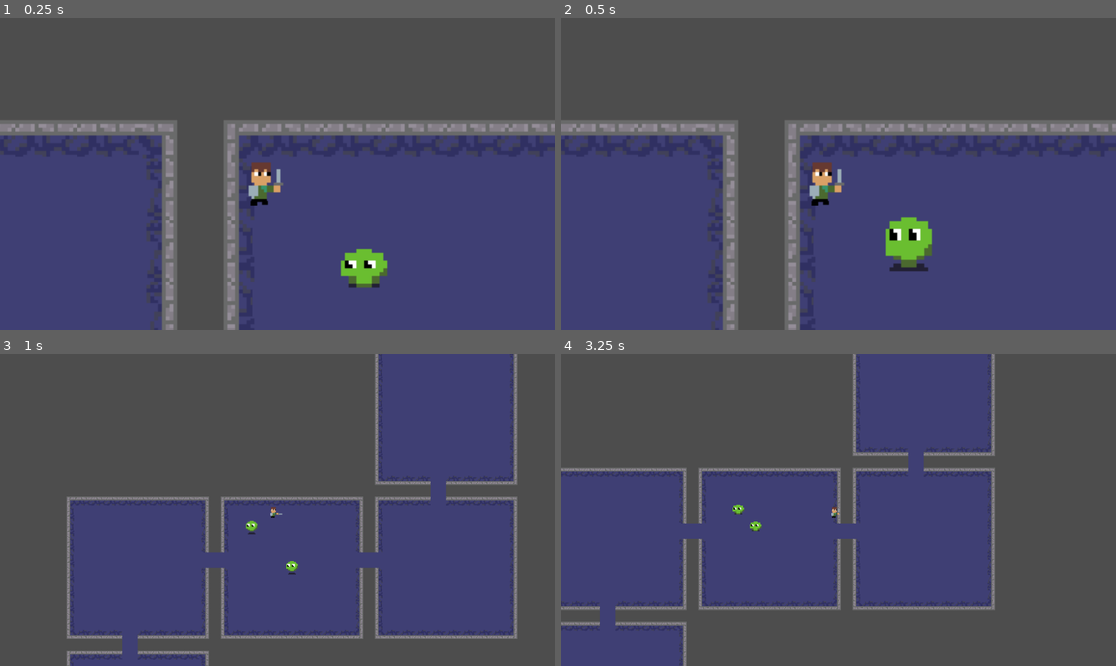
Above: before the commit, frames 1-4 (two rows, left to right).
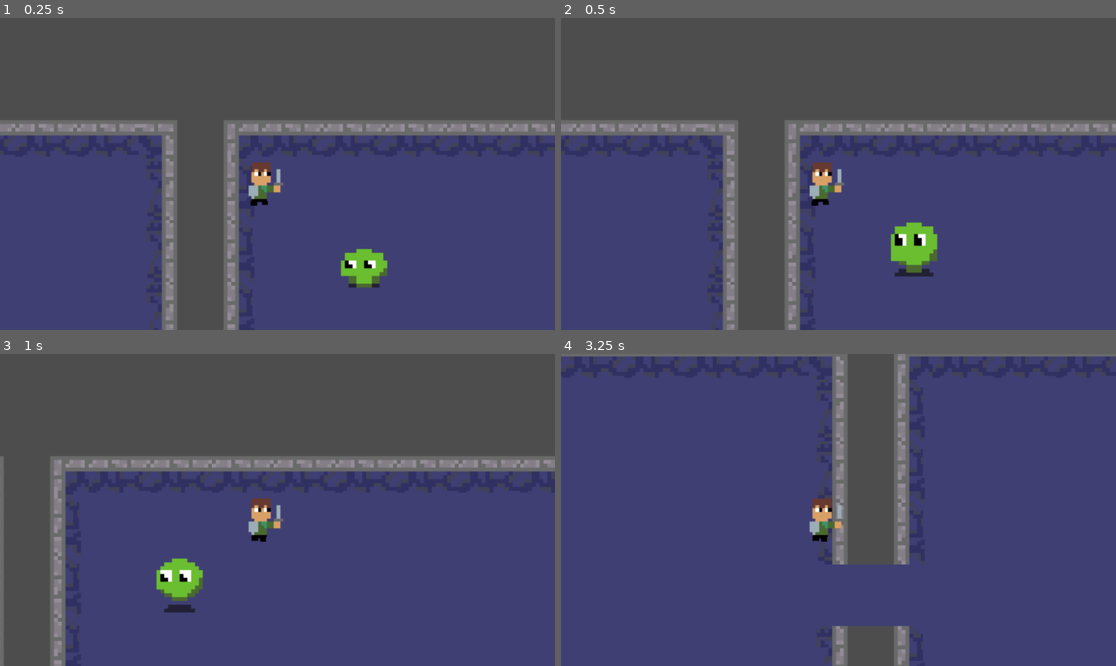
Above: after the commit, the same moments.

Repository: beml201/dungeon_game1
Game: Godot game, scene res://scenes/main.tscn
Same seed, same stepped clock (60 frames per second), same inputs: the game is played once before the commit and once after it.
Inputs (mouse positions are in pixels of both pictures, inside the frame that each line leads up to):
- Up to frame 1 (0.25 s): no input
- Up to frame 2 (0.5 s): no input
- Up to frame 3 (1 s): move the mouse to (399, 494) at 0.52 s; hold D (right) from 0.53 s (still down); click (399, 494) at 0.6 s
- Up to frame 4 (3.25 s): move the mouse to (727, 525) at 1.27 s; release D (right) at 1.28 s; hold S (down) 1.28-2.03 s; click (727, 525) at 1.35 s; move the mouse to (894, 441) at 2.02 s; hold D (right) 2.03-2.78 s; click (894, 441) at 2.1 s; move the mouse to (810, 572) at 2.77 s; hold W (up) from 2.78 s (still down); click (810, 572) at 2.85 s

Frame 1 is identical in both runs. In frame 2, 1.0% of the frame differs, in the area x 58-68%, y 63-83%; in frame 3, 37%; in frame 4, 63%, in the area x 0-100%, y 0-100%.

Commit message:
slime can die

Diff:
--- a/project.godot
+++ b/project.godot
@@ -14,6 +14,10 @@
 run/main_scene="res://scenes/main.tscn"
 config/features=PackedStringArray("4.3", "GL Compatibility")
 config/icon="res://icon.svg"
+
+[autoload]
+
+Global="*res://scripts/global.gd"
 
 [input]
 
@@ -37,6 +41,11 @@
 "events": [Object(InputEventKey,"resource_local_to_scene":false,"resource_name":"","device":-1,"window_id":0,"alt_press …(192 unchanged characters)…
 ]
 }
+attack={
+"deadzone": 0.5,
+"events": [Object(InputEventMouseButton,"resource_local_to_scene":false,"resource_name":"","device":-1,"window_id":0,"alt_pressed":false,"shift_pressed":false,"ctrl_pressed":false,"meta_pressed":false,"button_mask":0,"position":Vector2(0, 0),"global_position":Vector2(0, 0),"factor":1.0,"button_index":1,"canceled":false,"pressed":false,"double_click":false,"script":null)
+]
+}
 
 [rendering]
 
--- a/scenes/mob_slime.gd
+++ /dev/null
@@ -1,24 +0,0 @@
-extends CharacterBody2D
-
-var speed = 100 +randi()%20
-var player_chase = false
-var player = null
-
-func _physics_process(delta):
-	get_node ("AnimationPlayer").play("jump")
-	if player_chase:
-		position += (player.global_position - global_position)/speed
-
-
-
-func _on_view_body_entered(body):
-	player = body
-	player_chase = true
-	print("chasing")
-
-func _on_view_body_exited(body):
-	player = null
-	player_chase = false
-
-func mob_slime():
-	pass
--- a/scenes/mob_slime.tscn
+++ b/scenes/mob_slime.tscn
@@ -1,7 +1,7 @@
 [gd_scene load_steps=9 format=3 uid="uid://cttkfpsyxqqfx"]
 
 [ext_resource type="Texture2D" uid="uid://cdo8kfwtdtony" path="res://assets/animations/mob_slime.png" id="1_n6j4j"]
-[ext_resource type="Script" path="res://scenes/mob_slime.gd" id="1_ricp3"]
+[ext_resource type="Script" path="res://scripts/mob_slime.gd" id="1_ricp3"]
 
 [sub_resource type="CircleShape2D" id="CircleShape2D_578ss"]
 radius = 3.88806
@@ -57,7 +57,8 @@
 frame = 1
 
 [node name="enemy body" type="CollisionShape2D" parent="."]
-scale = Vector2(-7.50862, -6.87817)
+position = Vector2(0, 5)
+scale = Vector2(-6.8557, -5.94024)
 shape = SubResource("CircleShape2D_578ss")
 
 [node name="AnimationPlayer" type="AnimationPlayer" parent="."]
@@ -77,5 +78,11 @@
 scale = Vector2(3.15232, 3.18997)
 shape = SubResource("CircleShape2D_2h7gr")
 
+[node name="attack_cooldown" type="Timer" parent="."]
+wait_time = 0.5
+
 [connection signal="body_entered" from="view" to="." method="_on_view_body_entered"]
 [connection signal="body_exited" from="view" to="." method="_on_view_body_exited"]
+[connection signal="body_entered" from="enemy_hitbox" to="." method="_on_enemy_hitbox_body_entered"]
+[connection signal="body_exited" from="enemy_hitbox" to="." method="_on_enemy_hitbox_body_exited"]
+[connection signal="timeout" from="attack_cooldown" to="." method="_on_timer_timeout"]
--- a/scenes/sam.tscn
+++ b/scenes/sam.tscn
@@ -67,6 +67,7 @@
 
 [sub_resource type="Animation" id="Animation_06lmu"]
 resource_name = "walking"
+length = 0.3
 loop_mode = 1
 tracks/0/type = "value"
 tracks/0/imported = false
@@ -75,7 +76,7 @@
 tracks/0/interp = 1
 tracks/0/loop_wrap = true
 tracks/0/keys = {
-"times": PackedFloat32Array(0, 0.4),
+"times": PackedFloat32Array(0, 0.166667),
 "transitions": PackedFloat32Array(1, 1),
 "update": 1,
 "values": [1, 2]
@@ -116,11 +117,12 @@
 libraries = {
 "": SubResource("AnimationLibrary_q2h2c")
 }
-speed_scale = 0.3
 
-[node name="hit box" type="Area2D" parent="."]
+[node name="hit_box" type="Area2D" parent="."]
+position = Vector2(-7.41403, -0.263397)
+scale = Vector2(0.719156, 0.911434)
 
-[node name="CollisionShape2D" type="CollisionShape2D" parent="hit box"]
+[node name="CollisionShape2D" type="CollisionShape2D" parent="hit_box"]
 position = Vector2(-13.0258, 9.55824)
 scale = Vector2(2.10092, 2.6902)
 shape = SubResource("CircleShape2D_gvhd2")
@@ -128,5 +130,9 @@
 [node name="Camera2D" type="Camera2D" parent="."]
 script = ExtResource("3_qa43r")
 
-[connection signal="body_entered" from="hit box" to="." method="_on_hit_box_body_entered"]
-[connection signal="body_exited" from="hit box" to="." method="_on_hit_box_body_exited"]
+[node name="attack_cooldown" type="Timer" parent="."]
+wait_time = 0.5
+
+[connection signal="body_entered" from="hit_box" to="." method="_on_hit_box_body_entered"]
+[connection signal="body_exited" from="hit_box" to="." method="_on_hit_box_body_exited"]
+[connection signal="timeout" from="attack_cooldown" to="." method="_on_attack_cooldown_timeout"]
--- a/scripts/camera_2d.gd
+++ b/scripts/camera_2d.gd
@@ -10,7 +10,7 @@
 	if event is InputEventMouseButton:
 		if event.button_index == MOUSE_BUTTON_LEFT:
 			if event.pressed:
-				zoom = Vector2(0.5, 0.5)
+				zoom = Vector2(2, 2)
 
 # Called every frame. 'delta' is the elapsed time since the previous frame.
 func _process(delta: float) -> void:
--- /dev/null
+++ b/scripts/global.gd
@@ -0,0 +1,3 @@
+extends Node
+
+var player_current_attack = false
--- a/scripts/main.gd
+++ b/scripts/main.gd
@@ -9,6 +9,8 @@
 	# Load dungeon
 	var dungeon = Dungeon.instantiate()
 	add_child(dungeon)
+
+	#var player_current_attack = false
 
 	# Load player
 	var player = Player.instantiate()
--- /dev/null
+++ b/scripts/mob_slime.gd
@@ -0,0 +1,58 @@
+extends CharacterBody2D
+
+var speed = 100 +randi()%20
+var player_chase = false
+var player = null
+var health = 100
+var player_inattack_zone = false
+var player_attack_cooldown
+#var player_current_attack = false
+
+func _physics_process(delta):
+	get_node ("AnimationPlayer").play("jump")
+	deal_with_damage()
+	if player_chase:
+		position += (player.global_position - global_position)/speed
+
+
+
+func _on_view_body_entered(body):
+	player = body
+	player_chase = true
+	print("chasing")
+
+func _on_view_body_exited(body):
+	player = null
+	player_chase = false
+
+func mob_slime():
+	pass
+
+
+func _on_enemy_hitbox_body_entered(body):
+	if body.has_method("player"):
+		player_inattack_zone = true
+
+
+func _on_enemy_hitbox_body_exited(body):
+	if body.has_method("player"):
+		player_inattack_zone = false
+
+func deal_with_damage():
+	if player_inattack_zone and Global.player_current_attack == true:
+		health = health - 20
+		player_attack_cooldown = false
+		$attack_cooldown.start()
+		print(health)
+		#position += (global_position - player.global_position)-2
+		print("slime health =", health)
+		if health <=0:
+			#get_node("AnimationPlayer").play("die")
+			self.queue_free()
+
+
+func _on_attack_cooldown_timeout() -> void:
+	player_attack_cooldown = true
+
+func _on_timer_timeout() -> void:
+	pass # Replace with function body.
--- a/scripts/sam.gd
+++ b/scripts/sam.gd
@@ -6,34 +6,55 @@
 var mob_slime_attack_cooldown = true
 var health = 100
 var player_alive = true
+var attack_ip = false
+#var player_current_attack = false
 
 func get_input():
 	var input_direction = Input.get_vector("left", "right", "up", "down")
 	velocity = input_direction * speed
+	if velocity != Vector2(0,0):
+		get_node("AnimationPlayer").play("walking")
+	else:
+		get_node("AnimationPlayer").stop()
 
 func _physics_process(delta):
 	get_input()
 	move_and_slide()
 	mob_slime_attack()
+	if health <= 0:
+		player_alive = false
+		health = 0
+		print ("you died")
+		self.queue_free()
 
 func _input(event):
 	if event is InputEventMouseButton:
+		Global.player_current_attack = true
 		get_node("AnimationPlayer").play("slash")
-		print("attack")
 
+#func attack():
+	#if Input.is_action_just_pressed("attack"):
+		#player_current_attack = true
 
 func player():
 	pass
 
-func _on_hit_box_body_entered(body: Node2D) -> void:
+func _on_hit_box_body_entered(body):
 	if body.has_method("mob_slime"):
 		mob_slime_inattack_range = true
 
 
-func _on_hit_box_body_exited(body: Node2D) -> void:
+func _on_hit_box_body_exited(body):
 	if body.has_method("mob_slime"):
 		mob_slime_inattack_range = false
 
 func mob_slime_attack():
-	if mob_slime_inattack_range:
-		print("player took damage")
+	if mob_slime_inattack_range and mob_slime_attack_cooldown == true:
+		health = health - 20
+		mob_slime_attack_cooldown = false
+		$attack_cooldown.start()
+		print(health)
+
+
+func _on_attack_cooldown_timeout() -> void:
+	mob_slime_attack_cooldown = true
Not shown, added: scenes/mai36E3.tmp
